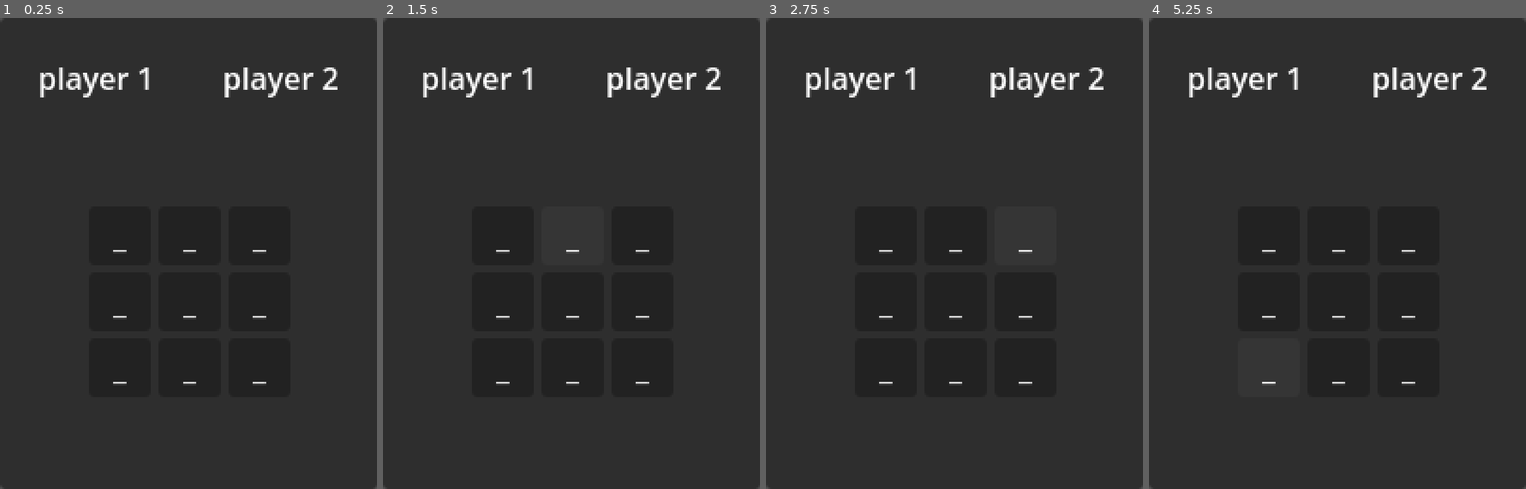
Above: before the commit, frames 1-4 (left to right).
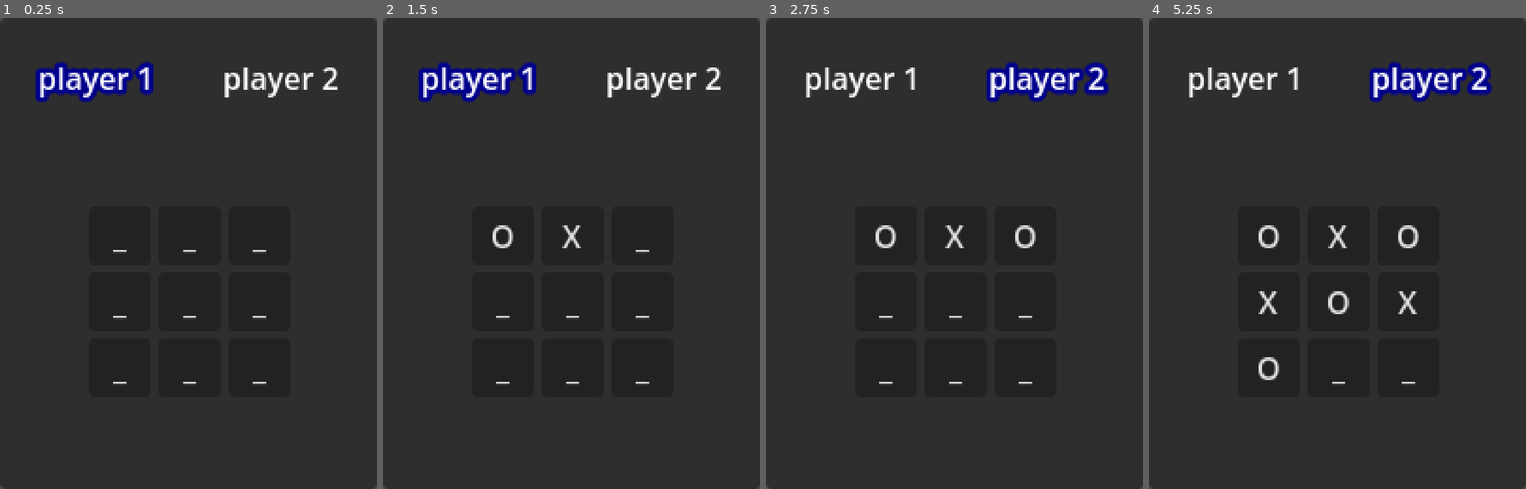
Above: after the commit, the same moments.

Repository: kirkatia98/TicTacToe
Game: Godot game, scene res://main.tscn
Two runs of this game, one before a commit and one after it. Both use one fixed random seed, a clock stepped at 60 frames per second and the inputs below.
Inputs:
- Up to frame 1 (0.25 s): no input
- Up to frame 2 (1.5 s): click "_" at 0.5 s; click "_" at 1.25 s
- Up to frame 3 (2.75 s): click "_" at 2 s
- Up to frame 4 (5.25 s): click "_" at 2.75 s; click "_" at 3.5 s; click "_" at 4.25 s; click "_" at 5 s

The runs differ from the first frame. In frame 1, 1.5% of the frame differs, in the area x 9-41%, y 9-18%; in frame 2, 1.8%; in frame 3, 2.1%; in frame 4, 2.7%, in the area x 29-92%, y 9-78%.

Commit message:
Prototyped local client

Diff:
--- a/HUD.gd
+++ b/HUD.gd
@@ -22,7 +22,27 @@
 
 	set_player(Player.ONE)
 
+	# connect each button to a lambda function to set itself
+	for i in grid.get_child_count():
+		var box : Box = grid.get_child(i)
 
+		var press_callback = func ():
+			print("%s set cell %d" % [PlayerText[player], i] )
+			match player:
+				Player.ONE:
+					box.set_value(Value.O)
+					set_player(Player.TWO)
+				Player.TWO:
+					box.set_value(Value.X)
+					set_player(Player.ONE)
+				Player.NONE:
+					assert("No player selected")
+
+			box.disabled = true
+			box.get_draw_mode()
+
+
+		box.connect("pressed", press_callback)
 
 func set_player(p = Player.NONE):
 	player = p
--- a/HUD.tscn
+++ b/HUD.tscn
@@ -74,5 +74,3 @@
 offset_left = -98.0
 offset_right = 0.0
 grow_horizontal = 0
-
-[connection signal="pressed" from="GamePanel/Grid/Box" to="." method="_on_box_pressed"]
--- a/box.gd
+++ b/box.gd
@@ -1,4 +1,5 @@
 extends Button
+class_name Box
 
 var value: GameState.Value = GameState.Value.CLEAR
 
--- a/box.tscn
+++ b/box.tscn
@@ -1,13 +1,27 @@
-[gd_scene load_steps=3 format=3 uid="uid://dlr8qb56bf72p"]
+[gd_scene load_steps=4 format=3 uid="uid://dlr8qb56bf72p"]
 
 [ext_resource type="Script" path="res://box.gd" id="1_7lgnj"]
 
 [sub_resource type="StyleBoxEmpty" id="StyleBoxEmpty_5htg0"]
+
+[sub_resource type="StyleBoxFlat" id="StyleBoxFlat_rnql4"]
+content_margin_left = 4.0
+content_margin_top = 4.0
+content_margin_right = 4.0
+content_margin_bottom = 4.0
+bg_color = Color(0.1, 0.1, 0.1, 0.6)
+corner_radius_top_left = 3
+corner_radius_top_right = 3
+corner_radius_bottom_right = 3
+corner_radius_bottom_left = 3
+corner_detail = 5
 
 [node name="Box" type="Button"]
 offset_right = 8.0
 offset_bottom = 8.0
 size_flags_horizontal = 3
 size_flags_vertical = 3
+theme_override_colors/font_disabled_color = Color(0.87451, 0.87451, 0.87451, 1)
 theme_override_styles/focus = SubResource("StyleBoxEmpty_5htg0")
+theme_override_styles/disabled = SubResource("StyleBoxFlat_rnql4")
 script = ExtResource("1_7lgnj")
--- a/game_state.gd
+++ b/game_state.gd
@@ -8,7 +8,7 @@
 }
 
 static var PlayerText: Dictionary = {
-	Player.NONE: "",
+	Player.NONE: "_",
 	Player.ONE: "player 1",
 	Player.TWO: "player 2"
 }
--- a/main.gd
+++ b/main.gd
@@ -43,19 +43,25 @@
 	#Clearing a value works
 	assert(%HUD.get_value(1,2) == Value.CLEAR)
 
+	#reset
 	%HUD.clear_board()
 
 
 func test_HUD_players():
+	# Basic sets work
 	%HUD.set_player(1)
 	assert(%HUD.get_player() == 1)
-
 	%HUD.set_player(2)
 	assert(%HUD.get_player() == 2)
 
+	# Double setting works
 	%HUD.set_player(1)
 	%HUD.set_player(1)
 	assert(%HUD.get_player() == 1)
 
+	# Clearing player works
 	%HUD.set_player()
 	assert(%HUD.get_player() == 0)
+
+	#reset
+	%HUD.set_player(1)
--- a/player.gd
+++ b/player.gd
@@ -1,4 +1,5 @@
 extends MarginContainer
+class_name Player
 
 @onready var label   = $Label
 var is_my_turn: bool = false
